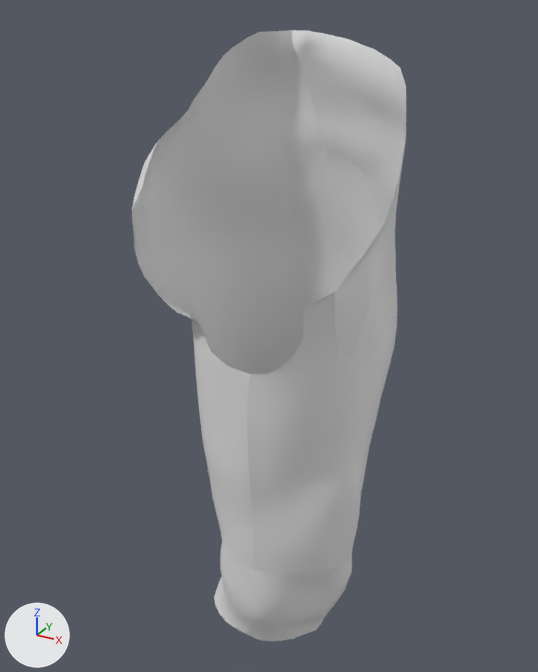
The glTF model public/models/left-upper-leg/exterior.glb, before and after one commit.
One viewpoint serves both versions: a camera (50 mm lens) standing at (0.305, -0.594, 0.376) and looking at (-0.024, 0.004, 0.077). Arrows for +X, +Y and +Z are at lower left; the lights stay in place. The older version comes first.

Names of what the first picture shows: 'skin.009', 'skin.010', 'skin.011', 'skin.012', 'skin.013', 'skin.014', 'skin.016' and 1 more.
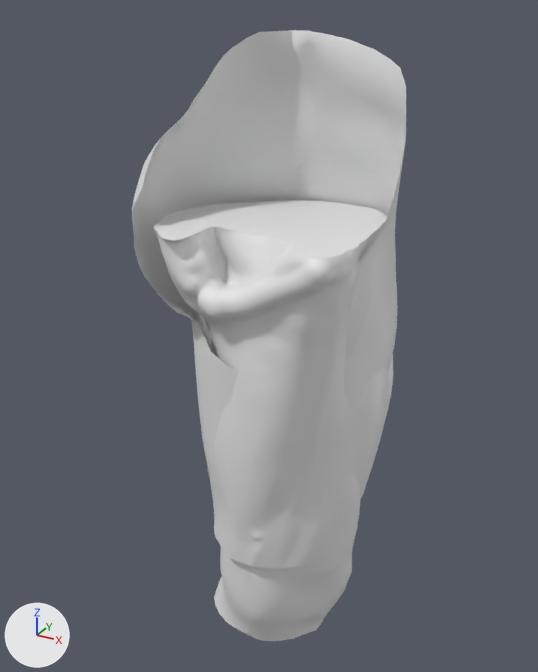
The edits, one by one:
Mesh me_mesh_2 is new.
It has 828 vertices, 826 faces and spans x -0.105..0.088, y -0.109..0.077, z 0.201.
Mesh me_mesh_0 is new.
It has 31433 vertices, 61713 faces and spans x -0.105..0.093, y -0.109..0.082, z -0.139..0.201.
Object 'skin-cap-proximal' (ob_skin_cap_proximal) is new; it shows me_mesh_2.
Its location is (0.0, 0.0, 0.0).
Object 'skin' (ob_skin) is new; it shows me_mesh_0.
Its location is (0.0, 0.0, 0.0).

Where the change shows, as pixel boxes (x1, y1, x2, y2) in the pictures (538 x 672 px):
'skin', added
    after: (154, 223, 393, 568)
'skin-cap-proximal', added
    after: (154, 200, 387, 258)
'skin.010', unchanged, covered by the edit
    before: (192, 245, 341, 570)
    after: (192, 310, 254, 570)
